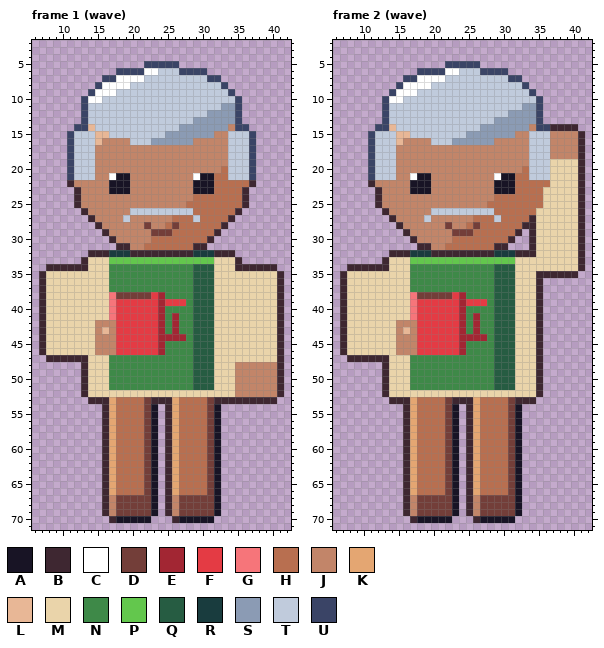
A pixel-art file gets an edit: art/depths/chatty-neighbour@88.aseprite. That is the earlier state.
49x74 pixels, 4 frames. Shown: frame 1 (wave): x 6..42, y 2..71; frame 2 (wave): x 6..42, y 2..71. The commit also changed other frames, which this record leaves out.
Palette (. is transparent): A #181425  B #3e2731  C #ffffff  D #733e39  E #a22633  F #e43b44  G #f6757a  H #b86f50  J #c28569  K #e4a672  L #e8b796  M #ead4aa  N #3e8948  P #63c74d  Q #265c42  R #193c3e  S #8b9bb4  T #c0cbdc  U #3a4466
Pixels before, frame 1 (wave) (only the part around the change), first column x 6:
10 .......UCCTTTTTTTTTTTTTTTTTTTU.......
11 .......UTTTTTTTTTTTTTTTTTTTSSU.......
12 .......UTTTTTTTTTTTTTTTTTSSSSU.......
13 .......UTTTTTTTTTTTTTTTSSSSSSU.......
14 ......UULTTTTTTTTTTTTSSSSSSSJUU......
15 .....UTTTLLTTTTTTTTSSSSSSSJJTTTU.....
16 .....UTTTLJJJJTTTSSSSSSJJJJJTTTU.....
17 .....UTTTJJJJJJJJJJJJJJJJJJJTTTU.....
18 .....UTTTJJJJJJJJJJJJJJJJJJJTTTU.....
19 .....UTTTJJJJJJJJJJJJJJJJJJJTTTU.....
20 .....UTTTJJJJJJJJJJJJJJJJJJHTTTU.....
21 .....UTTTJJCAAJJJJJJJJJCAAHHTTTU.....
22 .....BJJJJJAAAJJJJJJJJJAAAHHHHHB.....
23 ......BJJJJAAAJJJJJJJJJAAAHHHHB......
24 ......BJJJJJJJJJJJJJJJJHHHHHHHB......
25 ......BJJJJJJJJJJJJJJJHHHHHHHHB......
26 .......BJJJJJJTTTTTTTTTHHHHHHB.......
27 ........BJJJJTJJJJJJHHHTHHHHB........
28 .........BJJJJJJDJJHDHHHHHHB.........
29 ..........BJJJJJJDDDHHHHHHB..........
30 ...........BJJJJJHHHHHHHHB...........
31 ............BBJJHHHHHHHBB............
32 ........BBBRRRBBBBBBBBBRRRBBB........
33 .......BMMMPPPPPPPPPPPPPPPMMMB.......
34 ..BBBBBBMMMNNNNNNNNNNNNQQQMMMBBBBBB..
35 .BMMMMMMMMMNNNNNNNNNNNNQQQMMMMMMMMMB.
36 .BMMMMMMMMMNNNNNNNNNNNNQQQMMMMMMMMMB.
Pixels before, frame 2 (wave) (only the part around the change), first column x 8:
 9 ......UCCCTTTTTTTTTTTTTTTTU......
10 .....UCCTTTTTTTTTTTTTTTTTTTU.....
11 .....UTTTTTTTTTTTTTTTTTTTSSU.....
12 .....UTTTTTTTTTTTTTTTTTSSSSU.....
13 .....UTTTTTTTTTTTTTTTSSSSSSU.....
14 ....UULTTTTTTTTTTTTSSSSSSSJUUBBBB
15 ...UTTTLLTTTTTTTTSSSSSSSJJTTTJJJJ
16 ...UTTTLJJJJTTTSSSSSSJJJJJTTTJJJJ
17 ...UTTTJJJJJJJJJJJJJJJJJJJTTTJJJJ
18 ...UTTTJJJJJJJJJJJJJJJJJJJTTTJJJJ
19 ...UTTTJJJJJJJJJJJJJJJJJJJTTTMMMM
20 ...UTTTJJJJJJJJJJJJJJJJJJHTTTMMMM
21 ...UTTTJJCAAJJJJJJJJJCAAHHTTTMMMM
22 ...BJJJJJAAAJJJJJJJJJAAAHHHHHMMMM
23 ....BJJJJAAAJJJJJJJJJAAAHHHHMMMMM
24 ....BJJJJJJJJJJJJJJJJHHHHHHHMMMMM
25 ....BJJJJJJJJJJJJJJJHHHHHHHHMMMMM
26 .....BJJJJJJTTTTTTTTTHHHHHHMMMMMM
27 ......BJJJJTJJJJJJHHHTHHHHBMMMMMM
28 .......BJJJJJJDJJHDHHHHHHBBMMMMMM
29 ........BJJJJJJDDDHHHHHHB.BMMMMMM
30 .........BJJJJJHHHHHHHHB..BMMMMMM
31 ..........BBJJHHHHHHHBB...BMMMMMM
32 ......BBBRRRBBBBBBBBBRRRBBBMMMMMM
33 .....BMMMPPPPPPPPPPPPPPPMMMMMMMMM
34 BBBBBBMMMNNNNNNNNNNNNQQQMMMMMMMMM
35 MMMMMMMMMNNNNNNNNNNNNQQQMMMBBBBBB
36 MMMMMMMMMNNNNNNNNNNNNQQQMMMB.....
37 MMMMMMMMMNNNNNNNNNNNNQQQMMMB.....
38 MMMMMMMMMGDDDDDFENNNNQQQMMMB.....
39 MMMMMMMMMGFFFFFFEFFFNQQQMMMB.....
40 MMMMMMMMMGFFFFFFENNNNQQQMMMB.....
41 MMMMMMMMMGFFFFFFENENNQQQMMMB.....
42 MMMMMMMJJJFFFFFFENENNQQQMMMB.....
43 MMMMMMMJLJFFFFFFENENNQQQMMMB.....
44 MMMMMMMJJJFFFFFFEEEENQQQMMMB.....
45 MMMMMMMJJJFFFFFFENNNNQQQMMMB.....
Now the later version:
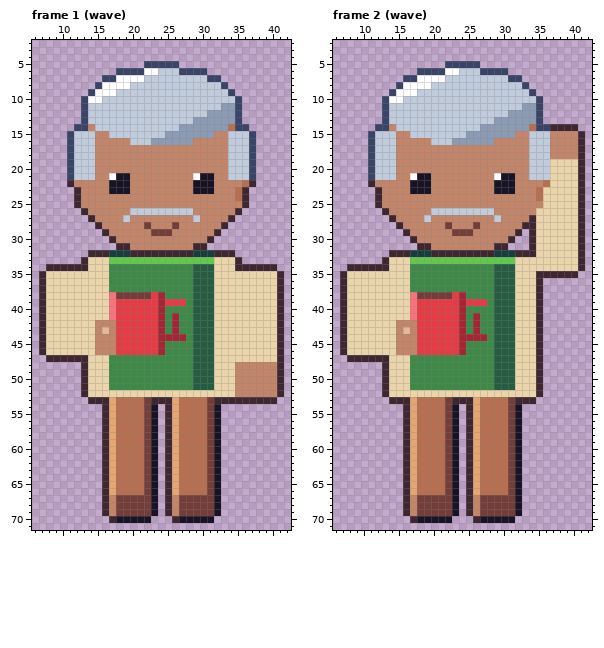
Diff:
{"where": "frame 1 (wave)"}
{"frame":1,"y":14,"x":14,"old":"L","new":"J"}
{"frame":1,"y":14,"x":34,"old":"J","new":"H"}
{"frame":1,"y":15,"x":15,"old":"LL","new":"JJ"}
{"frame":1,"y":16,"x":15,"old":"L","new":"J"}
{"frame":1,"y":20,"x":33,"old":"H","new":"J"}
{"frame":1,"y":21,"x":32,"old":"HH","new":"JJ"}
{"frame":1,"y":22,"x":32,"old":"HHHH","new":"JJJJ"}
{"frame":1,"y":23,"x":32,"old":"HHH","new":"JJJ"}
{"frame":1,"y":24,"x":29,"old":"HHHHHH","new":"JJJJJJ"}
{"frame":1,"y":25,"x":28,"old":"HHHHHHHH","new":"JJJJJJJJ"}
{"frame":1,"y":26,"x":29,"old":"HHHHHH","new":"JJJJJJ"}
{"frame":1,"y":27,"x":26,"old":"HHH","new":"JJJ"}
{"frame":1,"y":27,"x":30,"old":"HHHH","new":"JJJJ"}
{"frame":1,"y":28,"x":25,"old":"H","new":"J"}
{"frame":1,"y":28,"x":27,"old":"HHHHHH","new":"JJJJJJ"}
{"frame":1,"y":29,"x":26,"old":"HHHHHH","new":"JJJJJJ"}
{"frame":1,"y":30,"x":23,"old":"HHHHHHHH","new":"JJJJJJJJ"}
{"frame":1,"y":31,"x":22,"old":"HHHHHHH","new":"JJJJJJJ"}
{"where": "frame 2 (wave)"}
{"frame":2,"y":14,"x":14,"old":"L","new":"J"}
{"frame":2,"y":14,"x":34,"old":"J","new":"H"}
{"frame":2,"y":15,"x":15,"old":"LL","new":"JJ"}
{"frame":2,"y":16,"x":15,"old":"L","new":"J"}
{"frame":2,"y":20,"x":33,"old":"H","new":"J"}
{"frame":2,"y":21,"x":32,"old":"HH","new":"JJ"}
{"frame":2,"y":22,"x":32,"old":"HHHH","new":"JJJJ"}
{"frame":2,"y":23,"x":32,"old":"HHH","new":"JJJ"}
{"frame":2,"y":24,"x":29,"old":"HHHHHH","new":"JJJJJJ"}
{"frame":2,"y":25,"x":28,"old":"HHHHHHHH","new":"JJJJJJJJ"}
{"frame":2,"y":26,"x":29,"old":"HHHHHH","new":"JJJJJJ"}
{"frame":2,"y":27,"x":26,"old":"HHH","new":"JJJ"}
{"frame":2,"y":27,"x":30,"old":"HHHH","new":"JJJJ"}
{"frame":2,"y":28,"x":25,"old":"H","new":"J"}
{"frame":2,"y":28,"x":27,"old":"HHHHHH","new":"JJJJJJ"}
{"frame":2,"y":29,"x":26,"old":"HHHHHH","new":"JJJJJJ"}
{"frame":2,"y":30,"x":23,"old":"HHHHHHHH","new":"JJJJJJJJ"}
{"frame":2,"y":31,"x":22,"old":"HHHHHHH","new":"JJJJJJJ"}
{"label":"changed","picture_box":[88,124,109,145]}
{"label":"changed","picture_box":[228,124,235,131]}
{"label":"changed","picture_box":[144,166,242,250]}
{"label":"changed","picture_box":[389,124,410,145]}
{"label":"changed","picture_box":[529,124,536,131]}
{"label":"changed","picture_box":[445,166,543,250]}
